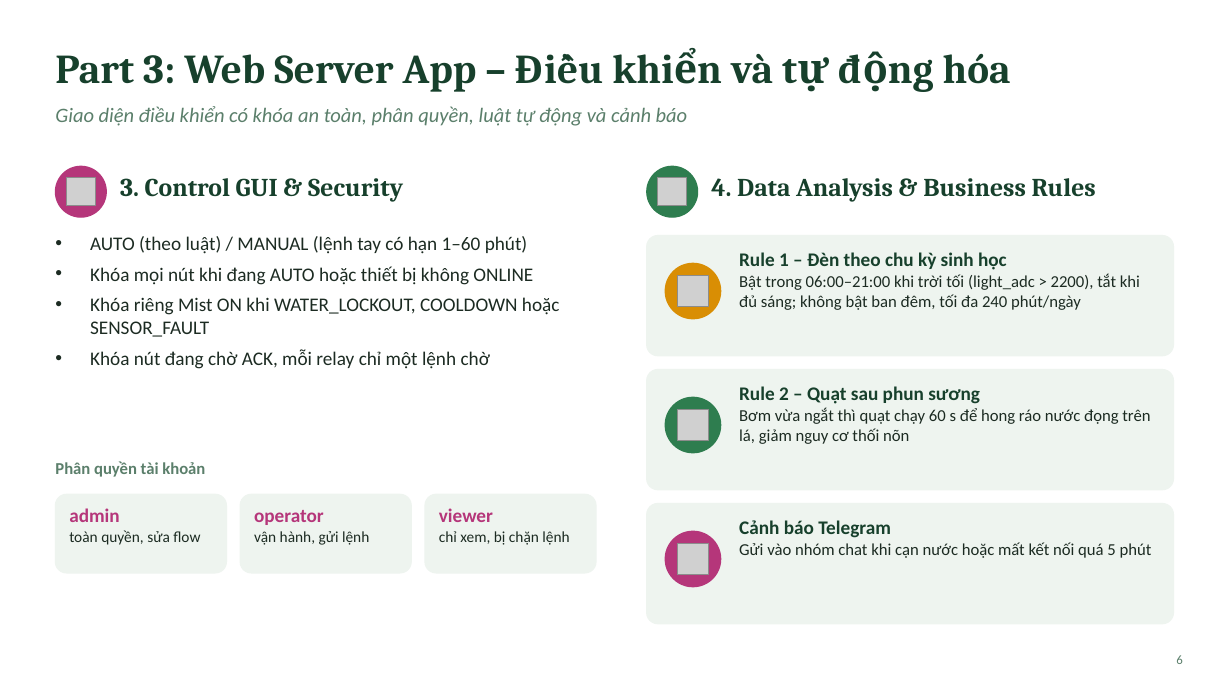
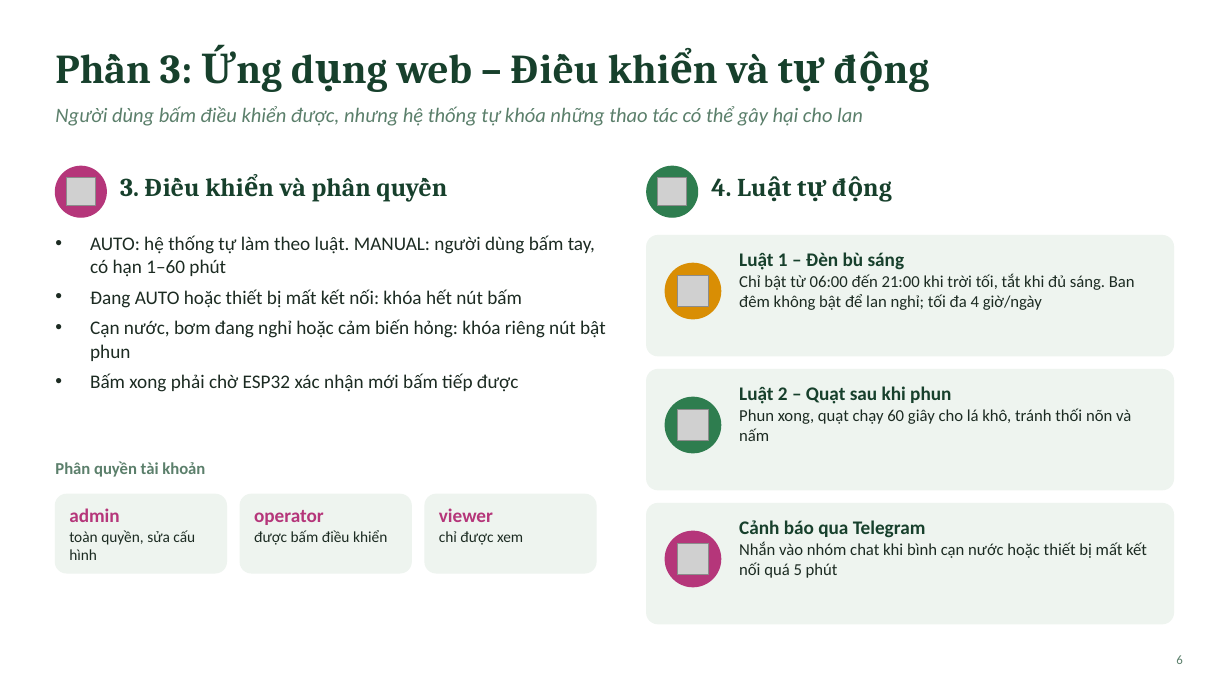
Before and after one commit to Khoa-Tr/orhid-software, a slide deck: slide 6 of docs/kien-truc-he-thong.pptx. Drawn at 1232x693 pixels with LibreOffice and Linux fonts; fonts in the diff are those of the drawing; grey boxes stand for pictures. Boxes give left, top, right and bottom in pixels: in the first picture for what was removed or moved away, otherwise in the second. Text is boxed around its words. In the diff, an @@ line names an element or a change of style, - is before the commit and + after.

```diff
--- a/docs/kien-truc-he-thong.pptx
+++ b/docs/kien-truc-he-thong.pptx
@@ title at (160,54,769,84): text changed @@
-Part 3: Web Server App – Điều khiển và tự động hóa
+Phần 3: Ứng dụng web – Điều khiển và tự động
@@ text at (55,106,863,126): text changed @@
-Giao diện điều khiển có khóa an toàn, phân quyền, luật tự động và cảnh báo
+Người dùng bấm điều khiển được, nhưng hệ thống tự khóa những thao tác có thể gây hại cho lan
@@ text at (120,177,371,202): text changed @@
-3. Control GUI & Security
+3. Điều khiển và phân quyền
@@ text at (711,178,731,196): text changed @@
-4. Data Analysis & Business Rules
+4. Luật tự động
@@ text at (90,235,606,392): text changed @@
-• AUTO (theo luật) / MANUAL (lệnh tay có hạn 1–60 phút)
-• Khóa mọi nút khi đang AUTO hoặc thiết bị không ONLINE
-• Khóa riêng Mist ON khi WATER_LOCKOUT, COOLDOWN hoặc SENSOR_FAULT
-• Khóa nút đang chờ ACK, mỗi relay chỉ một lệnh chờ
+• AUTO: hệ thống tự làm theo luật. MANUAL: người dùng bấm tay, có hạn 1–60 phút
+• Đang AUTO hoặc thiết bị mất kết nối: khóa hết nút bấm
+• Cạn nước, bơm đang nghỉ hoặc cảm biến hỏng: khóa riêng nút bật phun
+• Bấm xong phải chờ ESP32 xác nhận mới bấm tiếp được
@@ text at (739,252,1135,310): text changed @@
-Rule 1 – Đèn theo chu kỳ sinh học
-Bật trong 06:00–21:00 khi trời tối (light_adc > 2200), tắt khi đủ sáng; không bật ban đêm, tối đa 240 phút/ngày
+Luật 1 – Đèn bù sáng
+Chỉ bật từ 06:00 đến 21:00 khi trời tối, tắt khi đủ sáng. Ban đêm không bật để lan nghỉ; tối đa 4 giờ/ngày
@@ text at (739,386,1131,441): text changed @@
-Rule 2 – Quạt sau phun sương
-Bơm vừa ngắt thì quạt chạy 60 s để hong ráo nước đọng trên lá, giảm nguy cơ thối nõn
+Luật 2 – Quạt sau khi phun
+Phun xong, quạt chạy 60 giây cho lá khô, tránh thối nõn và nấm
@@ text at (69,530,195,560): text changed @@
-toàn quyền, sửa flow
+toàn quyền, sửa cấu hình
@@ text at (254,530,387,545): text changed @@
-vận hành, gửi lệnh
+được bấm điều khiển
@@ text at (439,531,523,545): text changed @@
-chỉ xem, bị chặn lệnh
+chỉ được xem
@@ text at (739,520,1147,578): text changed @@
-Cảnh báo Telegram
-Gửi vào nhóm chat khi cạn nước hoặc mất kết nối quá 5 phút
+Cảnh báo qua Telegram
+Nhắn vào nhóm chat khi bình cạn nước hoặc thiết bị mất kết nối quá 5 phút
```
Also in this commit, not shown: 5 other slides changed, 1 slide added, 1 slide removed.
